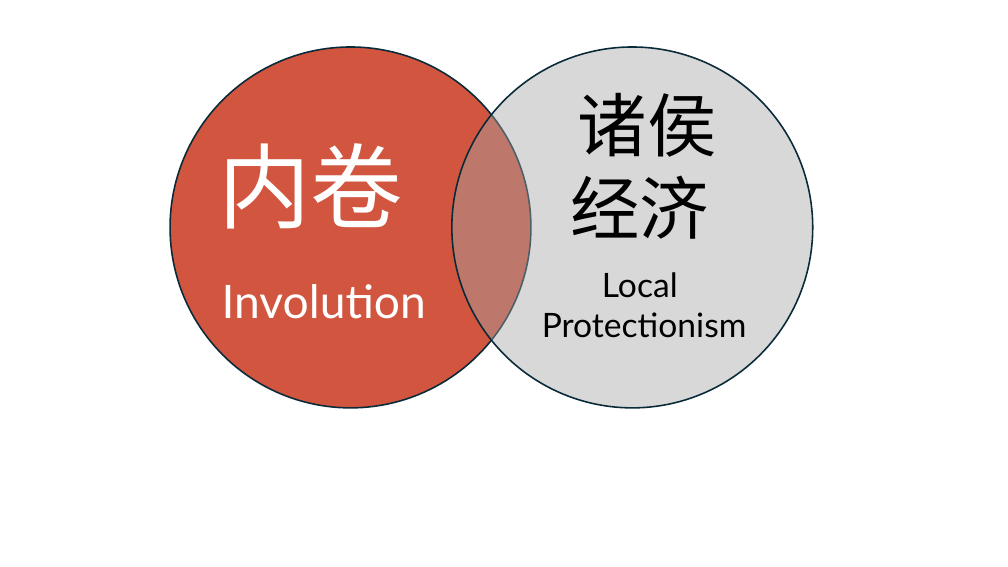
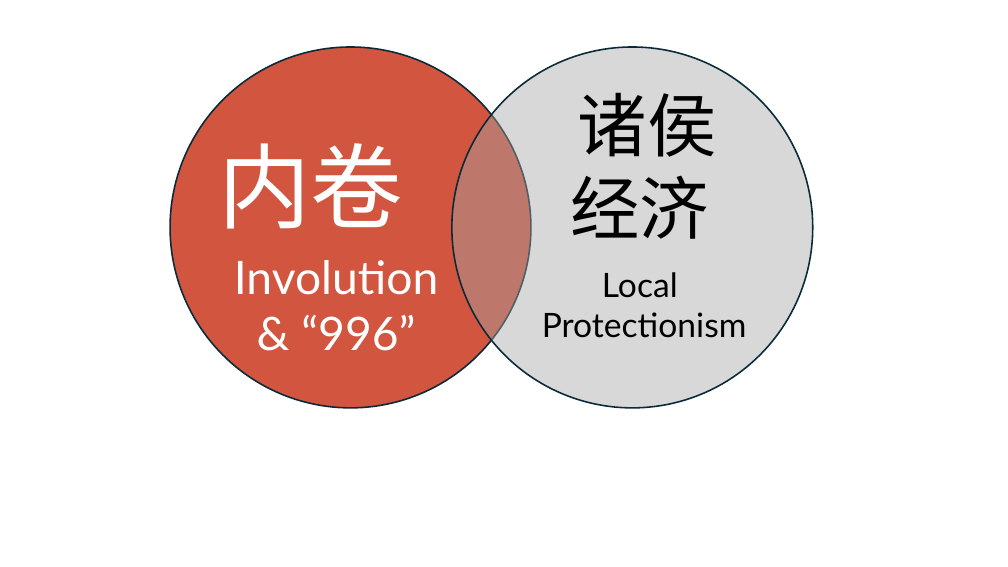
Before and after one commit to jhelvy/2026-cosmos-club, a slide deck: slide 3 of images/images.pptx. Drawn at 1008x567 pixels with LibreOffice and Linux fonts; fonts in the diff are those of the drawing. Boxes give left, top, right and bottom in pixels: in the first picture for what was removed or moved away, otherwise in the second. Text is boxed around its words. In the diff, an @@ line names an element or a change of style, - is before the commit and + after.

```diff
--- a/images/images.pptx
+++ b/images/images.pptx
@@ text "Involution": place and size @@
-text "Involution" at (222,284,426,319)
+text "Involution" at (234,260,438,351)
@@ text at (301,315,415,351): paragraph added @@
+& “996”
```
Also in this commit, not shown: 1 other slide changed, 14 other files.
